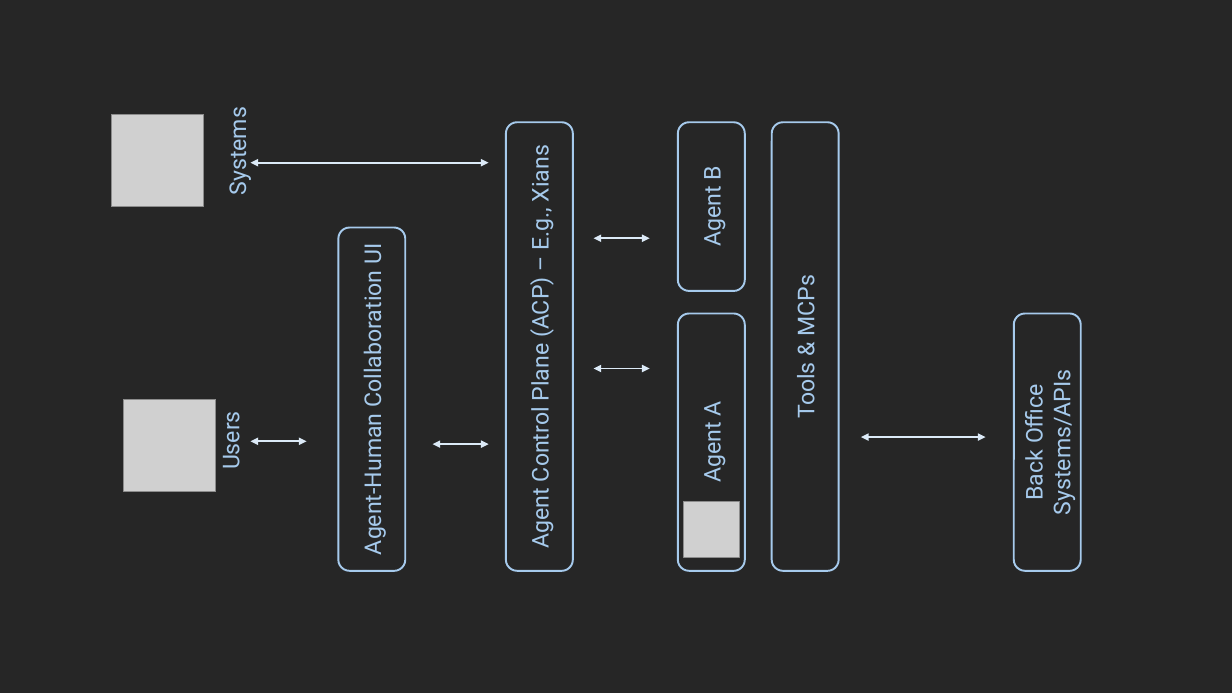
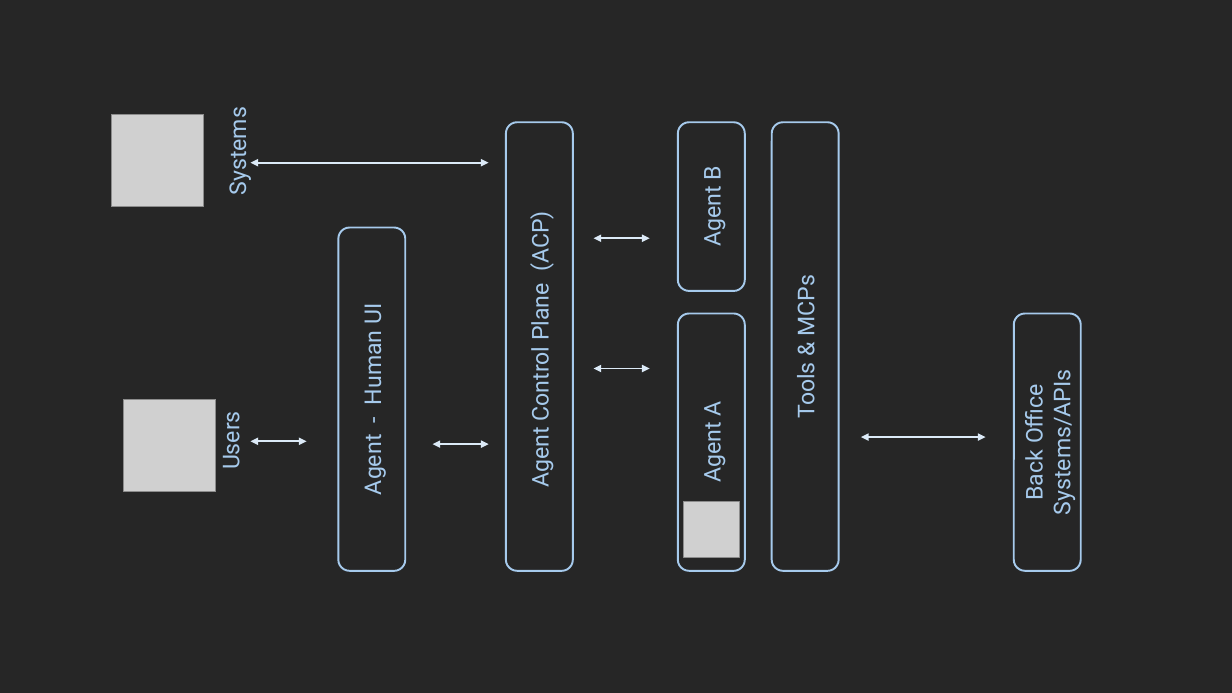
Before and after one commit to XiansAiPlatform/XiansAi.Docs, a slide deck: slide 3 of docs/assets/illustrations.pptx. Drawn at 1232x693 pixels with LibreOffice and Linux fonts; fonts in the diff are those of the drawing; grey boxes stand for pictures. Boxes give left, top, right and bottom in pixels: in the first picture for what was removed or moved away, otherwise in the second. Text is boxed around its words. In the diff, an @@ line names an element or a change of style, - is before the commit and + after.

```diff
--- a/docs/assets/illustrations.pptx
+++ b/docs/assets/illustrations.pptx
@@ text in rounded rectangle at <box>524,217,554,486</box>: text changed @@
-Agent Control Plane (ACP) – E.g., Xians
+Agent Control Plane (ACP)
@@ text in rounded rectangle at <box>357,305,387,493</box>: text changed @@
-Agent-Human Collaboration UI
+Agent - Human UI
```
Also in this commit, not shown: 1 other slide changed, 9 other files.
